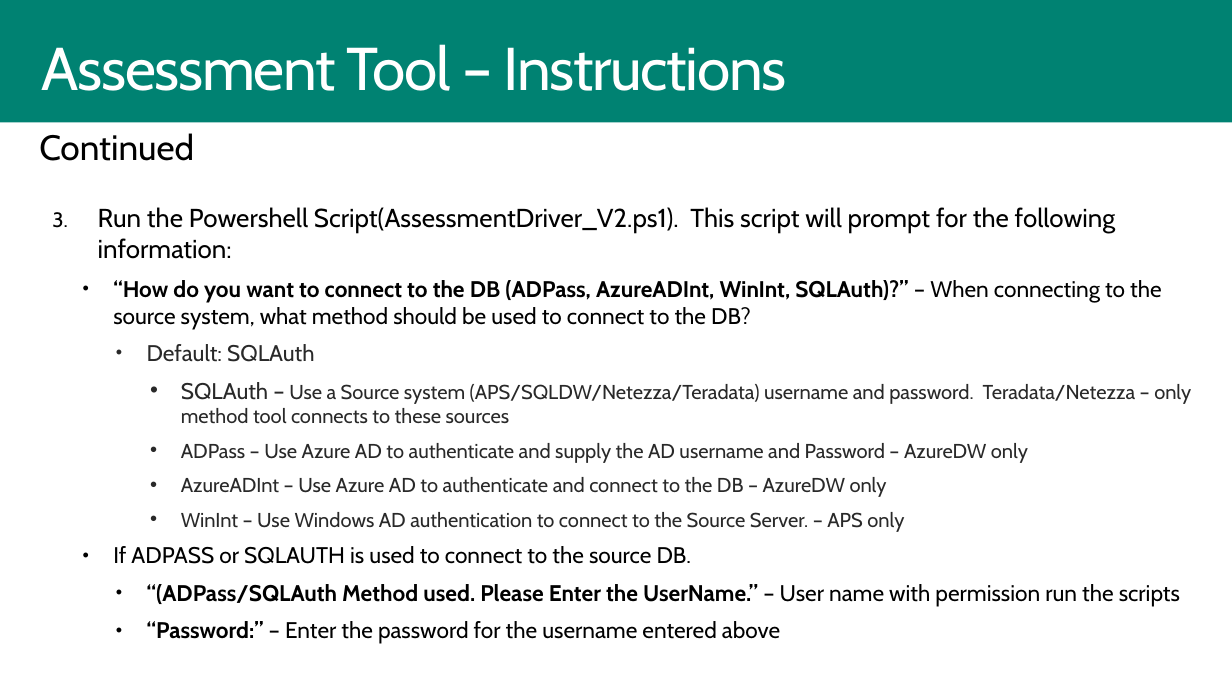
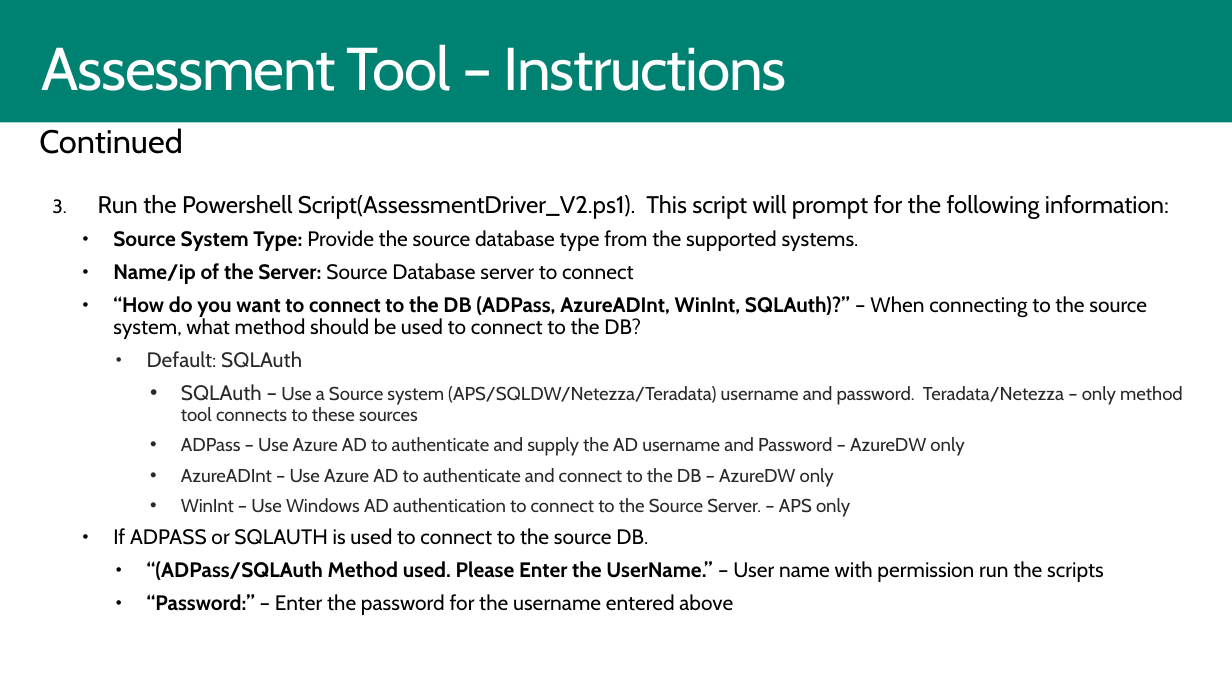
Before and after one commit to microsoft/AzureSynapseScriptsAndAccelerators, a slide deck: slide 11 of Assessment/AssessmentTool.pptx. Drawn at 1232x693 pixels with LibreOffice and Linux fonts; fonts in the diff are those of the drawing; background and template pictures are left out. Boxes give left, top, right and bottom in pixels: in the first picture for what was removed or moved away, otherwise in the second. Text is boxed around its words. In the diff, an @@ line names an element or a change of style, - is before the commit and + after.

```diff
--- a/Assessment/AssessmentTool.pptx
+++ b/Assessment/AssessmentTool.pptx
@@ text at (x1=39, y1=128, x2=1183, y2=615): size 28 to 25.9 pt in "Continued"; size 20.7 to 19.1 pt in "Run the Powershell Script(AssessmentDriver_V2.ps1). This scr ..."; size 18 to 16.6 pt in "“How do you want to connect to ...", "Default: SQLAuth", "SQLAuth –", "If ADPASS or SQLAUTH is used to ..." and 2 more places; size 16 to 14.8 pt in "Use a Source system (APS/SQLDW/Netezza/Teradata) username an ...", "ADPass – Use Azure AD to authenticate ...", "AzureADInt – Use Azure AD to authenticate ...", "WinInt – Use Windows AD authentication to ..."; line spacing 1 to 0.9 @@
@@ text at (x1=113, y1=230, x2=859, y2=284): paragraphs added @@
+      • Source System Type: Provide the source database type from the supported systems.
+      • Name/ip of the Server: Source Database server to connect
```
Also in this commit, not shown: 5 other slides changed.
